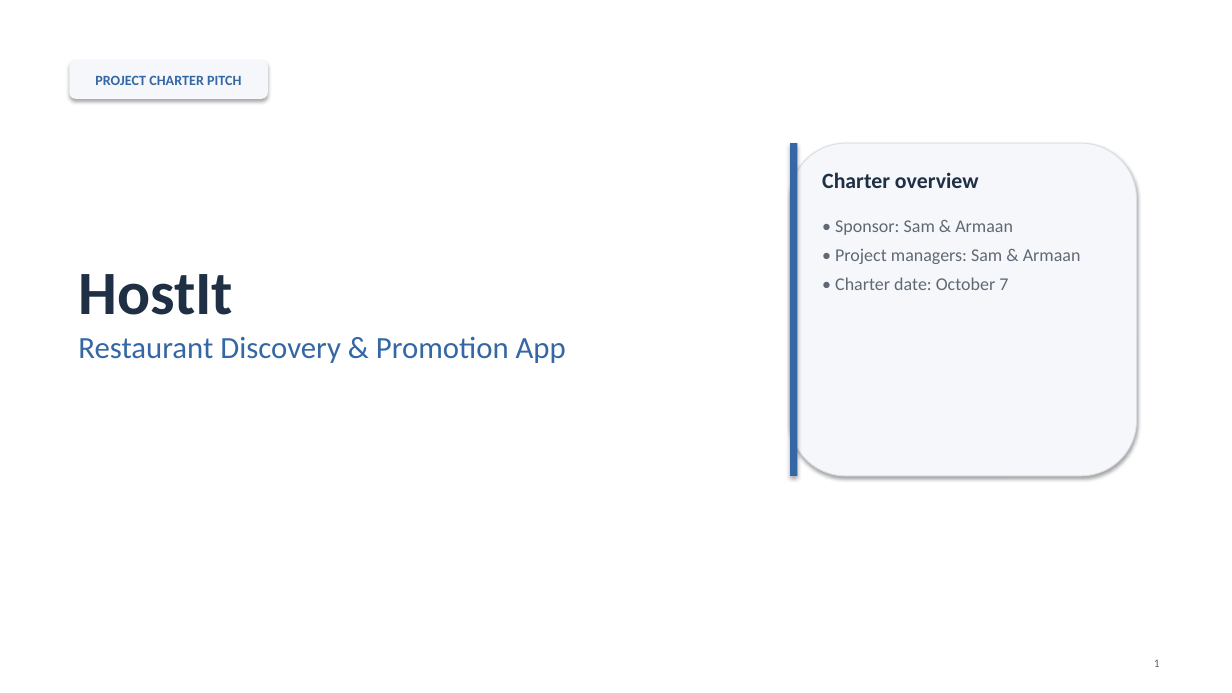
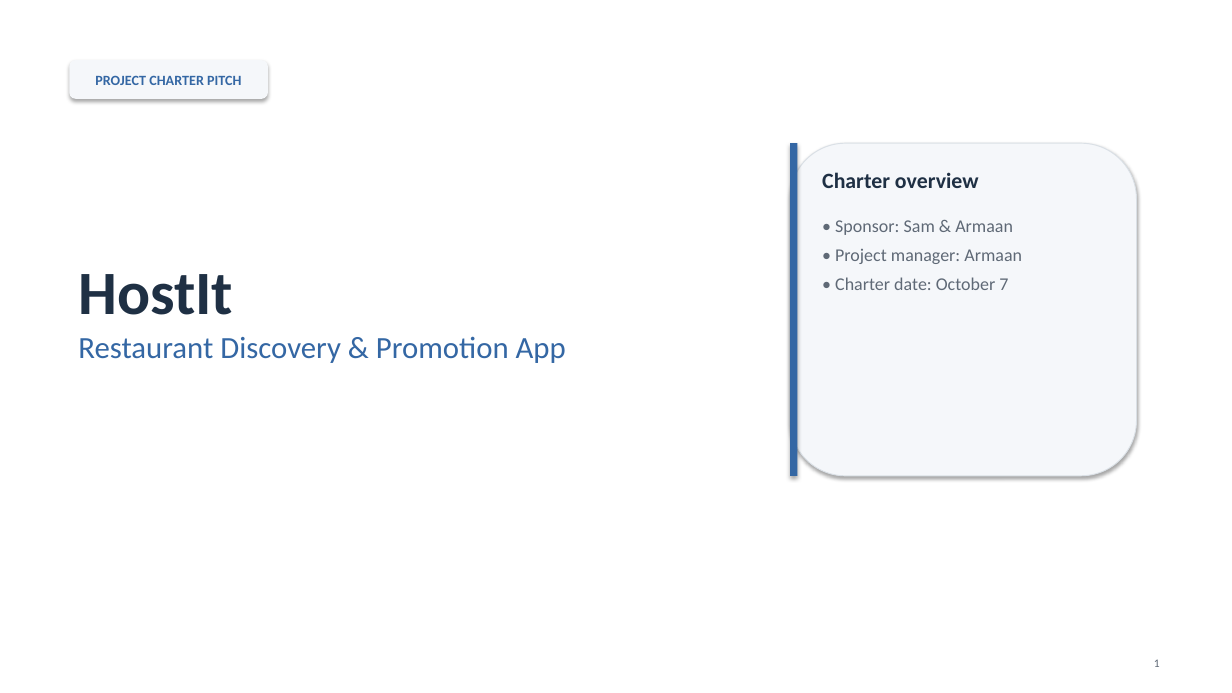
Before and after one commit to armaanrajwani/Hostit, a slide deck: slide 1 of HostIt_Project_Charter_Pitch.pptx. Drawn at 1232x693 pixels with LibreOffice and Linux fonts; fonts in the diff are those of the drawing. Boxes give left, top, right and bottom in pixels: in the first picture for what was removed or moved away, otherwise in the second. Text is boxed around its words. In the diff, an @@ line names an element or a change of style, - is before the commit and + after.

```diff
--- a/HostIt_Project_Charter_Pitch.pptx
+++ b/HostIt_Project_Charter_Pitch.pptx
@@ text at (x1=835, y1=249, x2=1022, y2=264): text changed @@
-• Project managers: Sam & Armaan
+• Project manager: Armaan
```
Also in this commit, not shown: 2 other slides changed, 1 other file.
